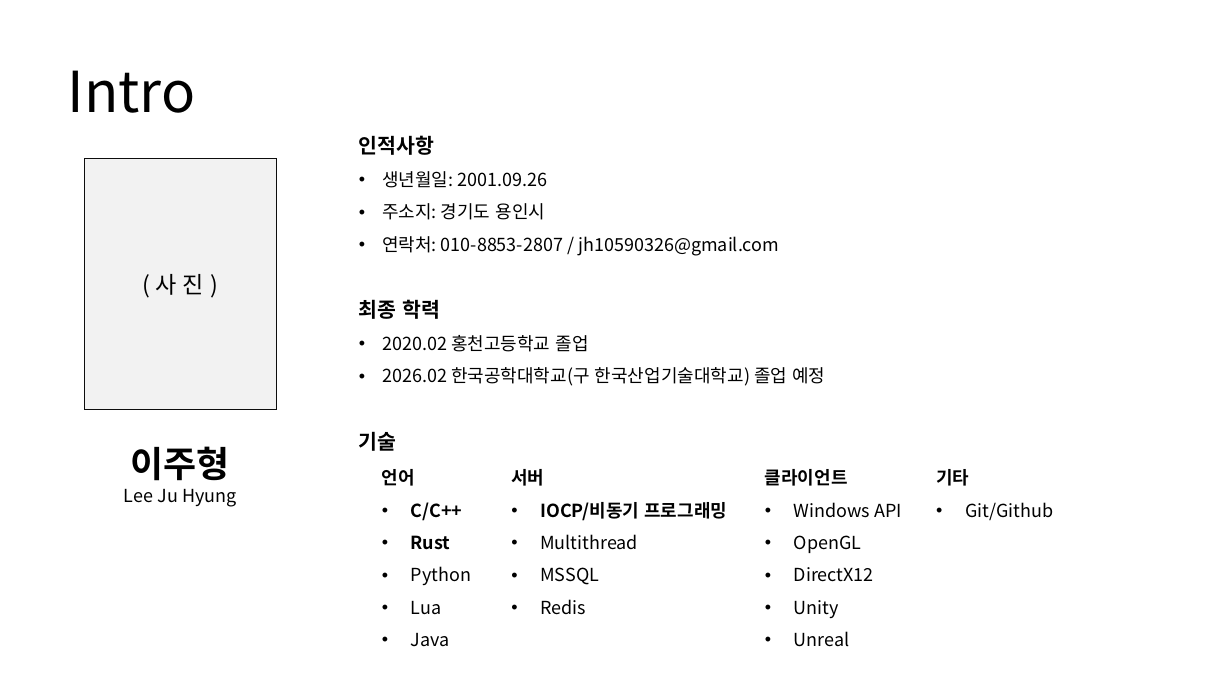
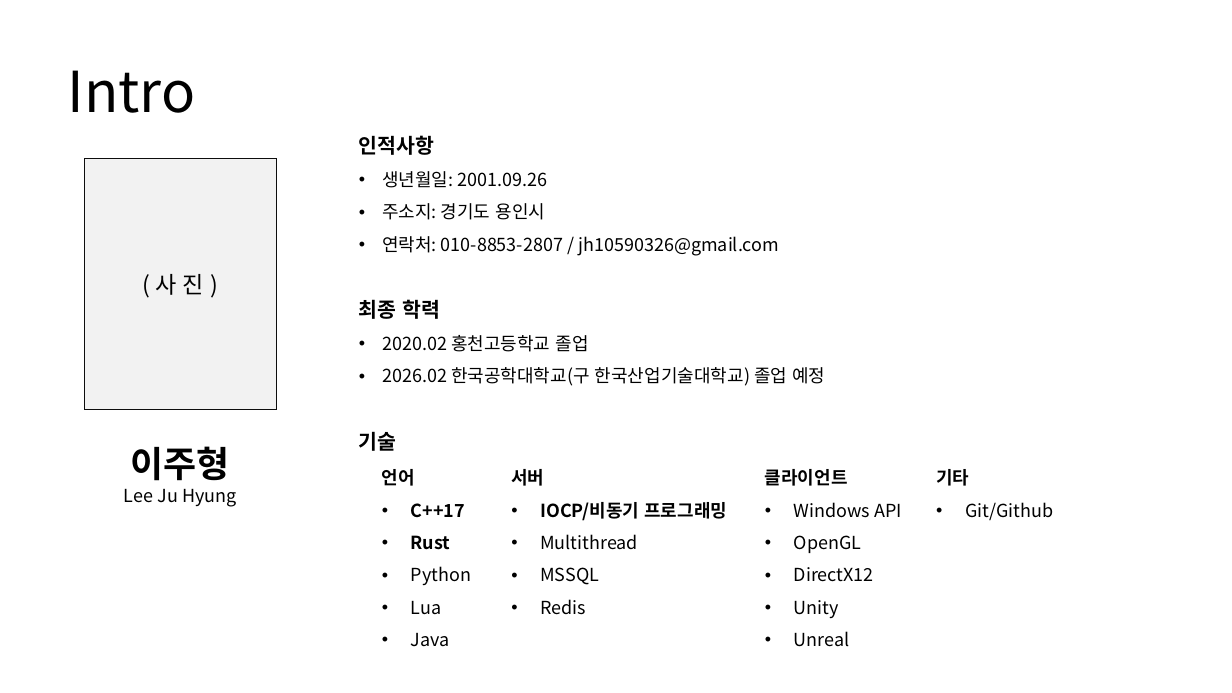
Before and after one commit to HK416/capstone_project, a slide deck: slide 1 of documents/포트폴리오/2020180028_이주형.pptx. Drawn at 1232x693 pixels with LibreOffice and Linux fonts; fonts in the diff are those of the drawing. Boxes give left, top, right and bottom in pixels: in the first picture for what was removed or moved away, otherwise in the second. Text is boxed around its words. In the diff, an @@ line names an element or a change of style, - is before the commit and + after.

```diff
--- a/documents/포트폴리오/2020180028_이주형.pptx
+++ b/documents/포트폴리오/2020180028_이주형.pptx
@@ text at box(411, 503, 465, 517): text changed @@
-• C/C++
+• C++17
```
Also in this commit, not shown: 1 other slide changed, 1 other file.
